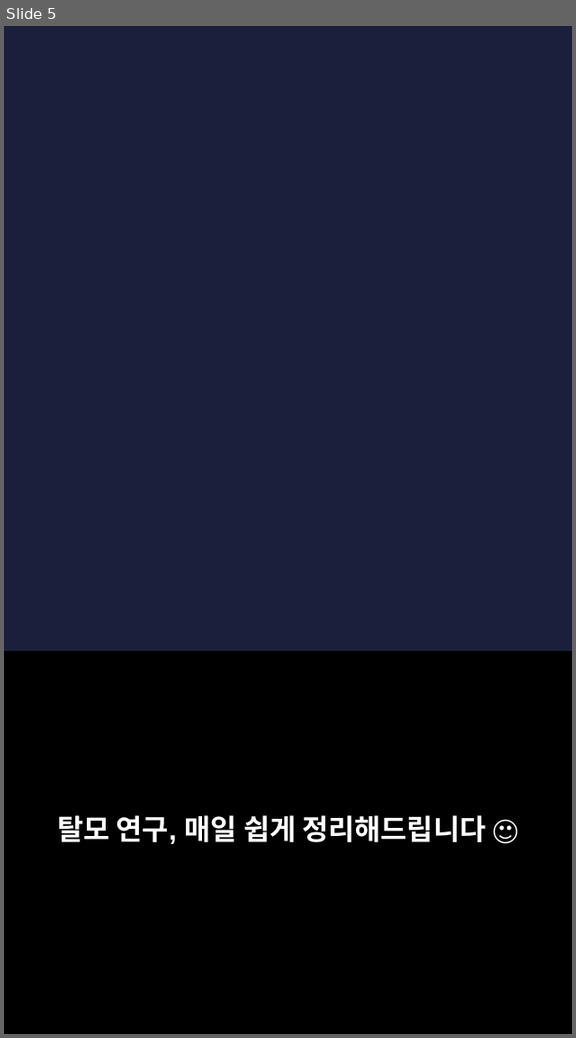
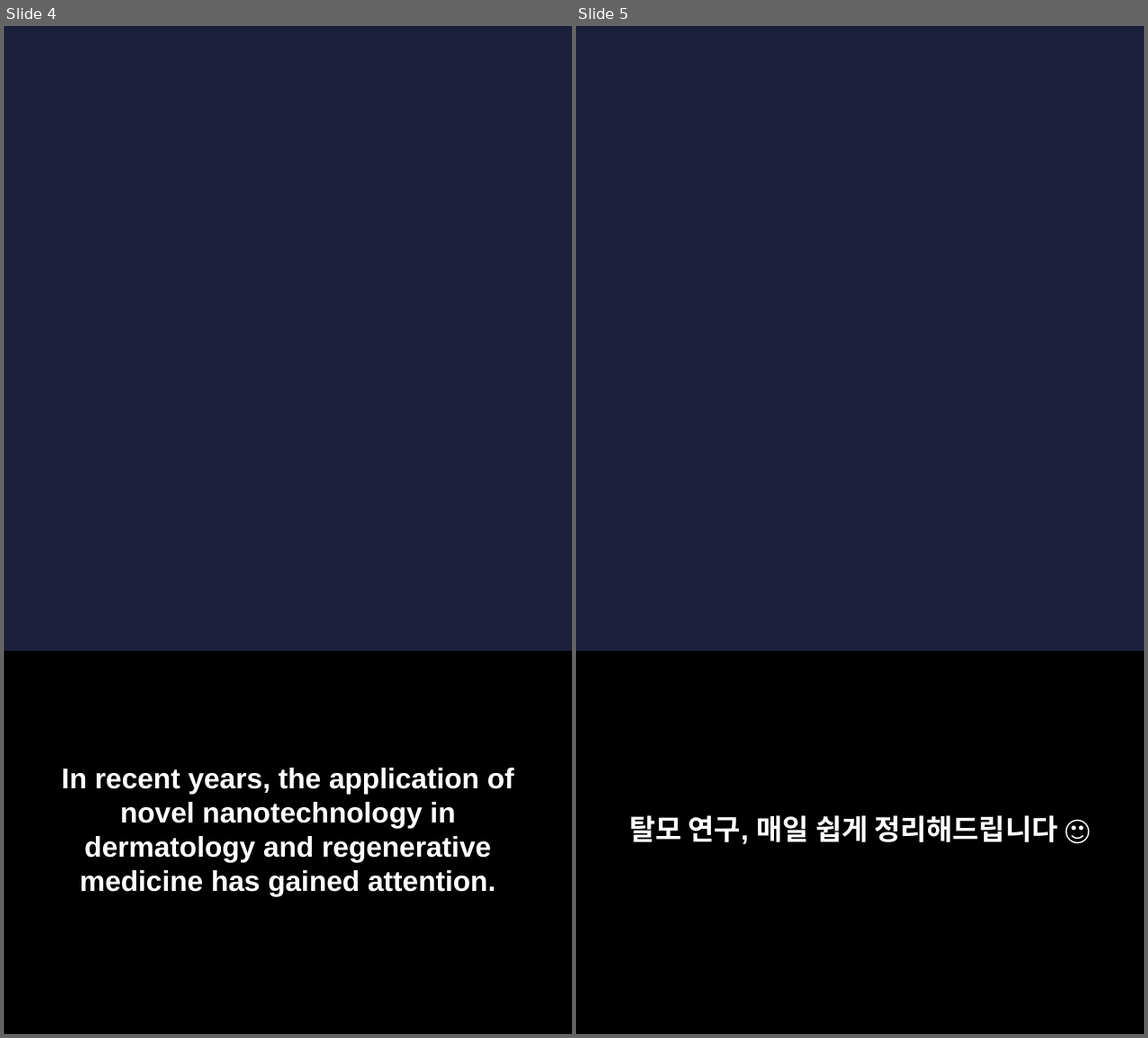
Before and after one commit to hyokang2010-BJ-ANTH/product-builder-test, a slide deck: pwa/data/latest/slides.pptx. Shown side by side, each under a label of ours: slide 5 before the commit, slides 4 and 5 after it. The pictures are 576x1038 and 1148x1038 pixels, drawn with LibreOffice and Linux fonts; fonts in the diff are those of the drawing; background and template pictures are left out. Boxes give left, top, right and bottom in pixels: in the first picture for what was removed or moved away, otherwise in the second. Text is boxed around its words. In the diff, an @@ line names an element or a change of style, - is before the commit and + after.

```diff
--- a/pwa/data/latest/slides.pptx
+++ b/pwa/data/latest/slides.pptx
@@ slide 4 added at <box>4,26,572,1034</box>, background picture (left out) @@
@@ rectangle added at <box>4,652,572,1034</box>, fill #000000 @@
@@ text added at <box>62,768,514,896</box>, 22 pt, text #FFFFFF, bold @@
+In recent years, the application of novel nanotechnology in dermatology and regenerative medicine has gained attention.
```
Also in this commit, not shown: 2 slides changed, 4 other slides added, 4 slides removed, 26 other files.
